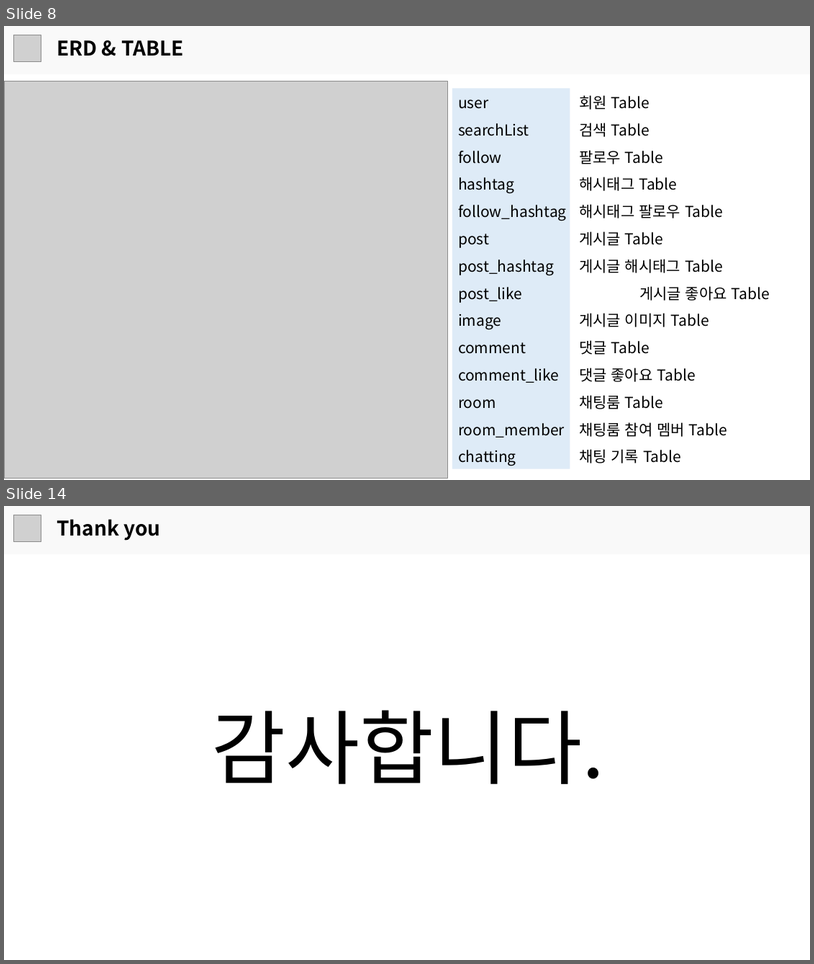
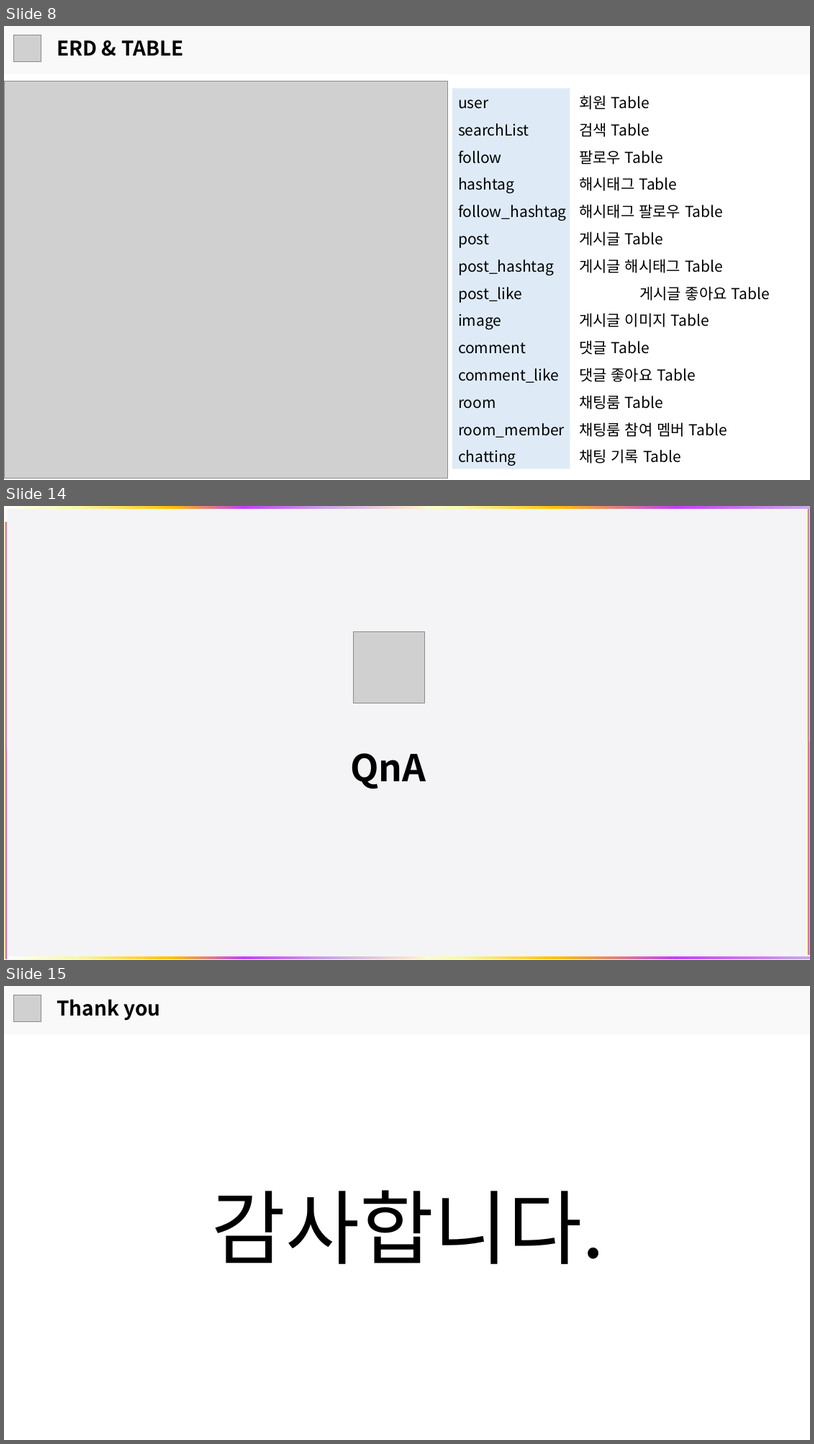
Before and after one commit to JGwanghou/Photostagram_, a slide deck: 프로젝트 발표 보고서.pptx. Shown one above the other, each under a label of ours: slides 8 and 14 before the commit, slides 8, 14 and 15 after it; the slides between them are not shown. The pictures are 814x964 and 814x1444 pixels, drawn with LibreOffice and Linux fonts; fonts in the diff are those of the drawing; grey boxes stand for pictures. Boxes give left, top, right and bottom in pixels: in the first picture for what was removed or moved away, otherwise in the second. Text is boxed around its words. In the diff, an @@ line names an element or a change of style, - is before the commit and + after.

```diff
--- a/프로젝트 발표 보고서.pptx
+++ b/프로젝트 발표 보고서.pptx
@@ slide 14 added at box(4, 506, 810, 960), background #FAFAFA @@
@@ rectangle added at box(4, 506, 425, 509), fill gradient #FFF2CC to #CBA9E5 to #C53FFB to #FFC000 to #F7F9A9 to #FFFFFF @@
@@ rectangle added at box(4, 523, 8, 751), fill gradient #FFF2CC to #CBA9E5 to #C53FFB to #FFC000 to #F7F9A9 to #FFFFFF @@
@@ rectangle added at box(8, 506, 809, 960), fill #F4F4F6 @@
@@ rectangle added at box(389, 506, 810, 509), fill gradient #CBA9E5 to #C53FFB to #FFC000 to #F7F9A9 to #FFFFFF @@
@@ rectangle added at box(807, 509, 810, 741), fill gradient #FFF2CC to #CBA9E5 to #C53FFB to #FFC000 to #F7F9A9 to #FFFFFF @@
@@ picture added at box(354, 632, 425, 703) @@
@@ rectangle added at box(4, 731, 8, 960), fill gradient #FFFFFF to #C53FFB to #FFC000 to #F7F9A9 @@
@@ rectangle added at box(807, 722, 810, 955), fill gradient #FFFFFF to #C53FFB to #FFC000 to #F7F9A9 @@
@@ text added at box(350, 753, 426, 789), 44 pt, text #000000, bold @@
+QnA
@@ rectangle added at box(4, 956, 425, 959), fill gradient #FFF2CC to #CBA9E5 to #C53FFB to #FFC000 to #F7F9A9 to #FFFFFF @@
@@ rectangle added at box(389, 956, 810, 959), fill gradient #CBA9E5 to #C53FFB to #FFC000 to #F7F9A9 to #FFFFFF @@
@@ what was slide 14 is now slide 15 @@
```
Also in this commit, not shown: 6 slides changed, 3 other slides added, 3 slides removed, 8 other files.
